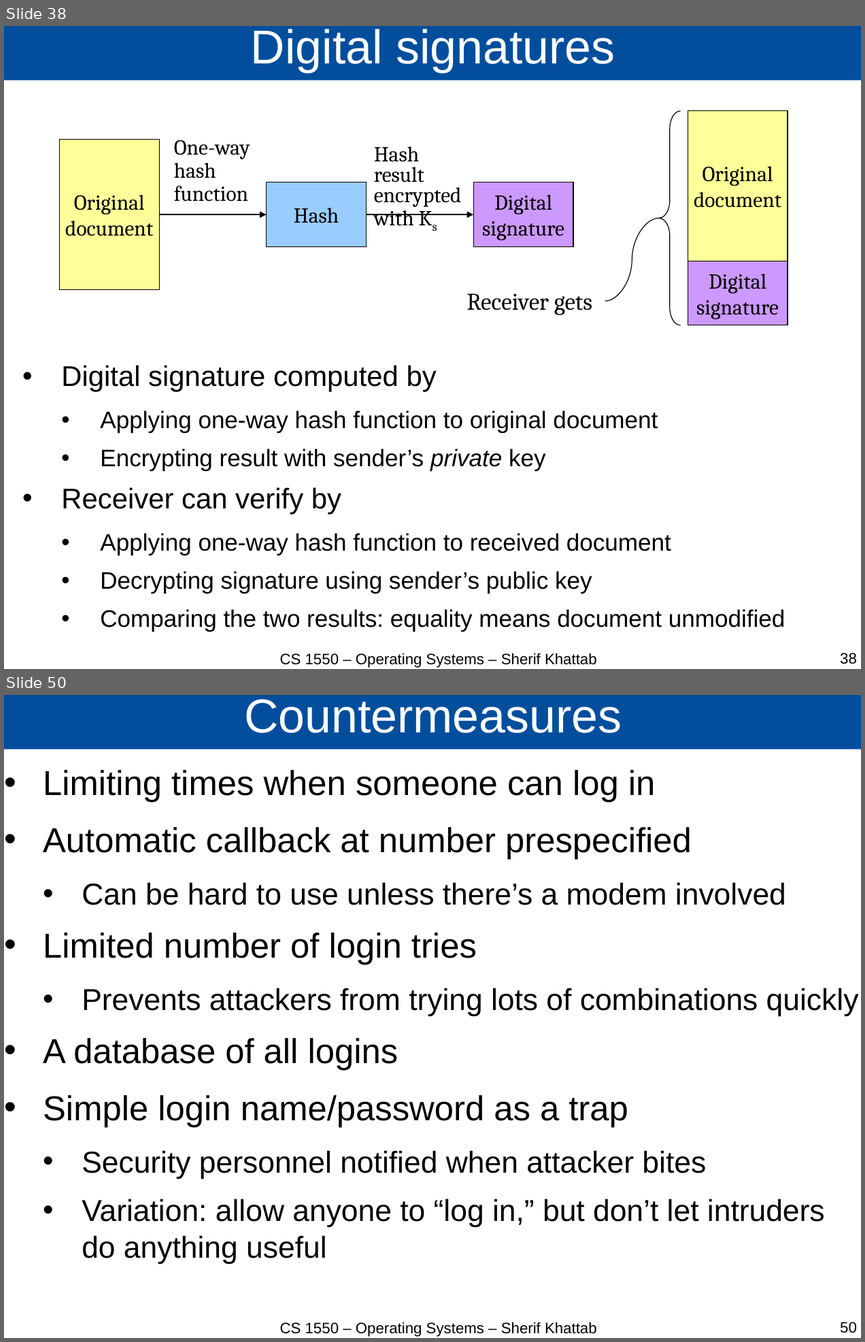
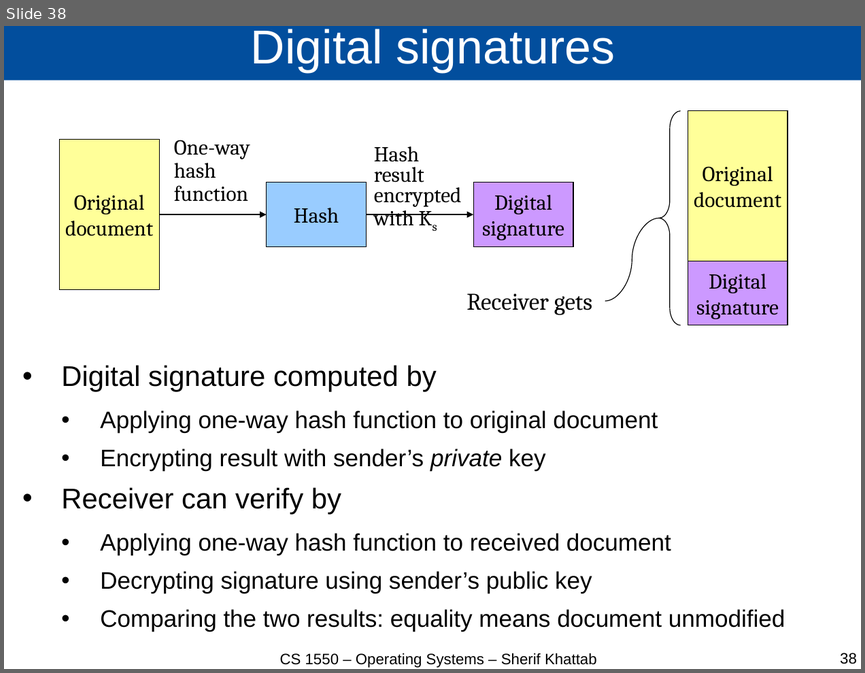
Before and after one commit to cs1550-2244/cs1550-code-handouts, a slide deck: DraftSlides/Lecture26.pptx. Shown one above the other, each under a label of ours: slides 38 and 50 before the commit, slide 38 after it; the slides between them are not shown. The pictures are 865x1342 and 865x673 pixels, drawn with LibreOffice and Linux fonts; fonts in the diff are those of the drawing. Boxes give left, top, right and bottom in pixels: in the first picture for what was removed or moved away, otherwise in the second. Text is boxed around its words. In the diff, an @@ line names an element or a change of style, - is before the commit and + after.

```diff
--- a/DraftSlides/Lecture26.pptx
+++ b/DraftSlides/Lecture26.pptx
@@ slide 50 removed at bbox=[4, 695, 861, 1338], background #FFFFFF @@
@@ title removed at bbox=[4, 695, 861, 749] @@
-Countermeasures
@@ text removed at bbox=[43, 770, 859, 1263] @@
-• Limiting times when someone can log in
-• Automatic callback at number prespecified
-  • Can be hard to use unless there’s a modem involved
-• Limited number of login tries
-  • Prevents attackers from trying lots of combinations quickly
-• A database of all logins
-• Simple login name/password as a trap
-  • Security personnel notified when attacker bites
-  • Variation: allow anyone to “log in,” but don’t let intruders do anything useful
@@ text removed at bbox=[280, 1322, 597, 1336] @@
-CS 1550 – Operating Systems – Sherif Khattab
@@ page number removed at bbox=[840, 1321, 857, 1333] @@
-50
```
Also in this commit, not shown: 24 other slides removed, 2 other files.
